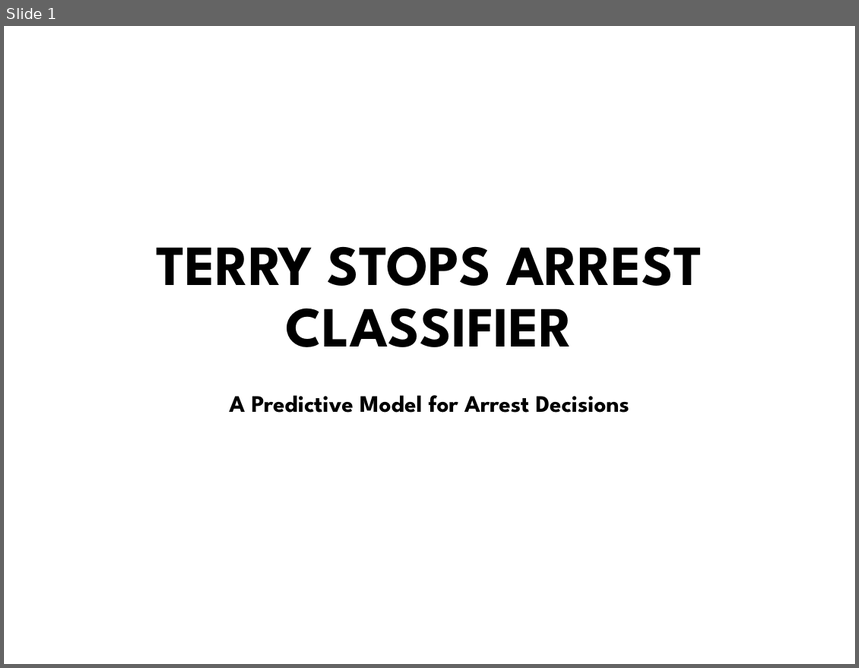
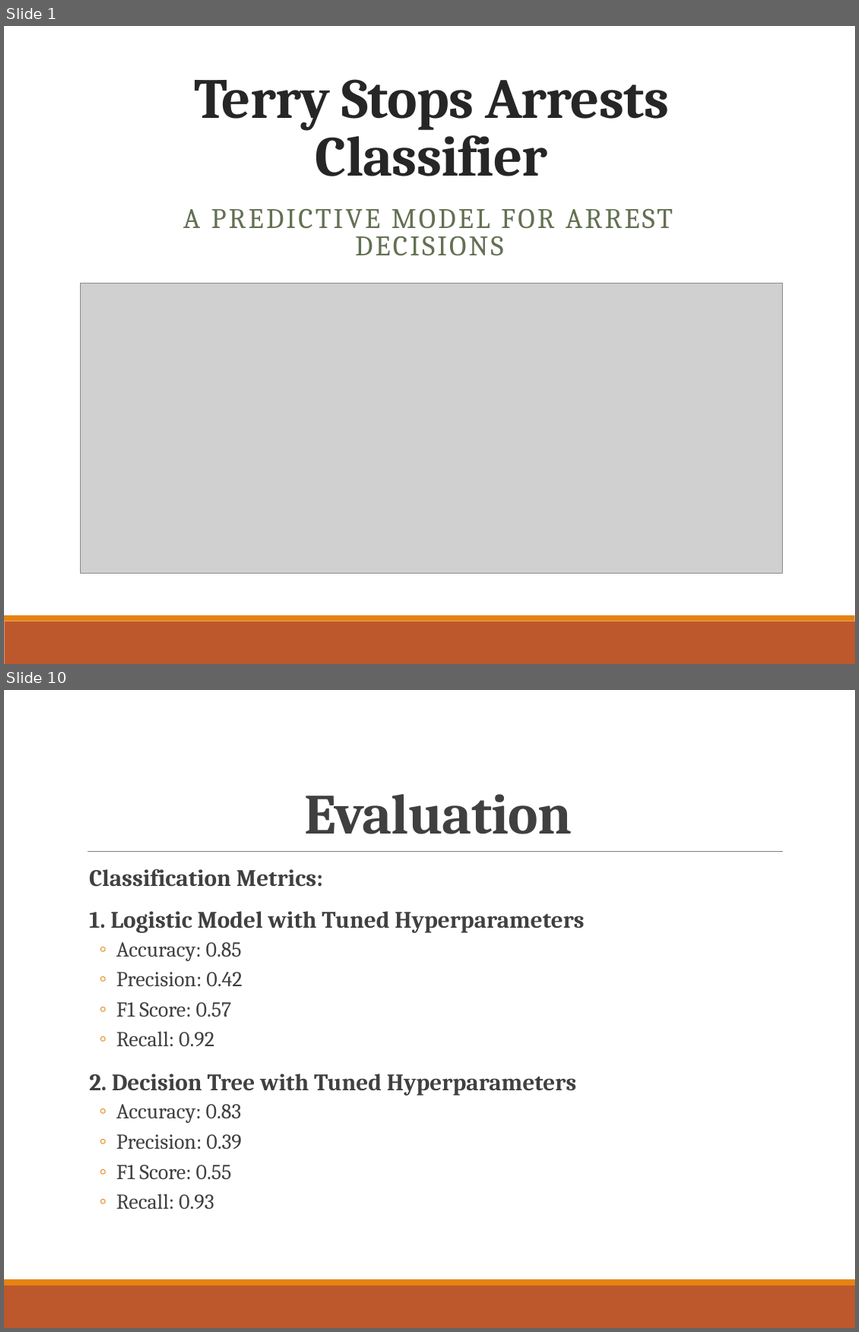
Before and after one commit to tingly-amua/Terry-Stops-Classifier, a slide deck: presentation.pptx. Shown one above the other, each under a label of ours: slide 1 before the commit, slides 1 and 10 after it; the slides between them are not shown. The pictures are 859x668 and 859x1332 pixels, drawn with LibreOffice and Linux fonts; fonts in the diff are those of the drawing; grey boxes stand for pictures; background and template pictures are left out. Boxes give left, top, right and bottom in pixels: in the first picture for what was removed or moved away, otherwise in the second. Text is boxed around its words. In the diff, an @@ line names an element or a change of style, - is before the commit and + after.

```diff
--- a/presentation.pptx
+++ b/presentation.pptx
@@ slide 10 added at [4,690,855,1328], background #FFFFFF; not listed: 2 template elements that a slide beside it also shows @@
@@ title added at [305,794,572,834], 48 pt, text #404040, bold @@
+Evaluation
@@ line added from (88, 852) to (783, 852), #808080 0.5 pt @@
@@ text added at [89,869,584,1209], 18 pt, text #404040 @@
+  Classification Metrics:
+  1. Logistic Model with Tuned Hyperparameters
+  ◦ Accuracy: 0.85
+  ◦ Precision: 0.42
+  ◦ F1 Score: 0.57
+  ◦ Recall: 0.92
+  2. Decision Tree with Tuned Hyperparameters
+  ◦ Accuracy: 0.83
+  ◦ Precision: 0.39
+  ◦ F1 Score: 0.55
+  ◦ Recall: 0.93
@@ slide 1 changed as well @@
@@ title at [194,79,670,176]: text changed; font League Spartan to Cambria; text colour #000000 to #262626 @@
-TERRY STOPS ARREST CLASSIFIER
+Terry Stops Arrests Classifier
@@ subtitle at [183,209,673,256]: text changed; size 20 to 24 pt; font League Spartan to Cambria; text colour #000000 to #637052; bold off @@
-A Predictive Model for Arrest Decisions
+A PREDICTIVE MODEL FOR ARREST DECISIONS
@@ picture added at [81,283,783,573] @@
@@ rectangle added at [4,616,855,622], fill #E48312 @@
@@ rectangle added at [4,622,855,664], fill #BD582C @@
```
Also in this commit, not shown: 6 other slides changed, 8 other slides added, 1 slide removed, 5 other files.
